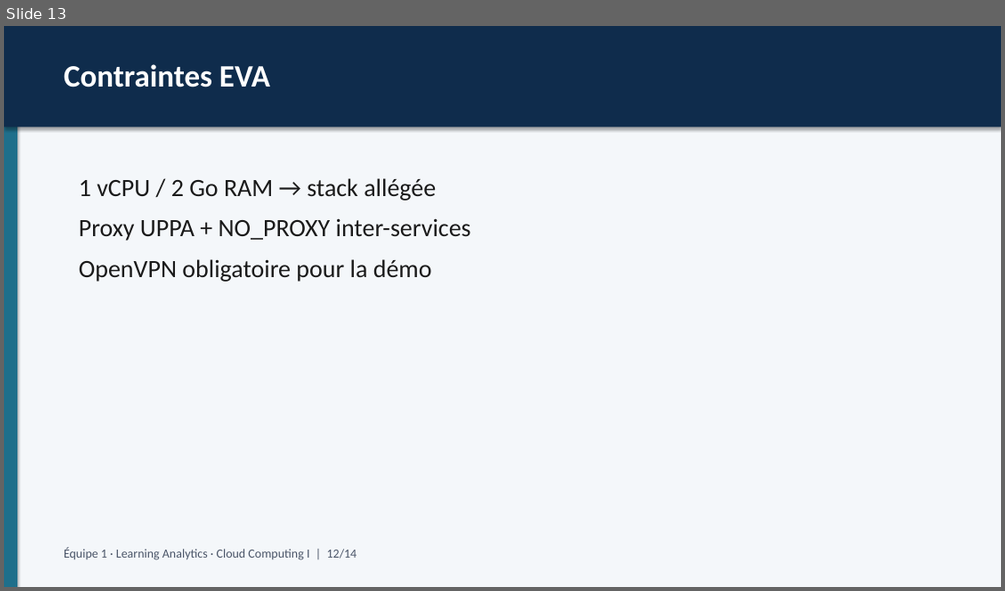
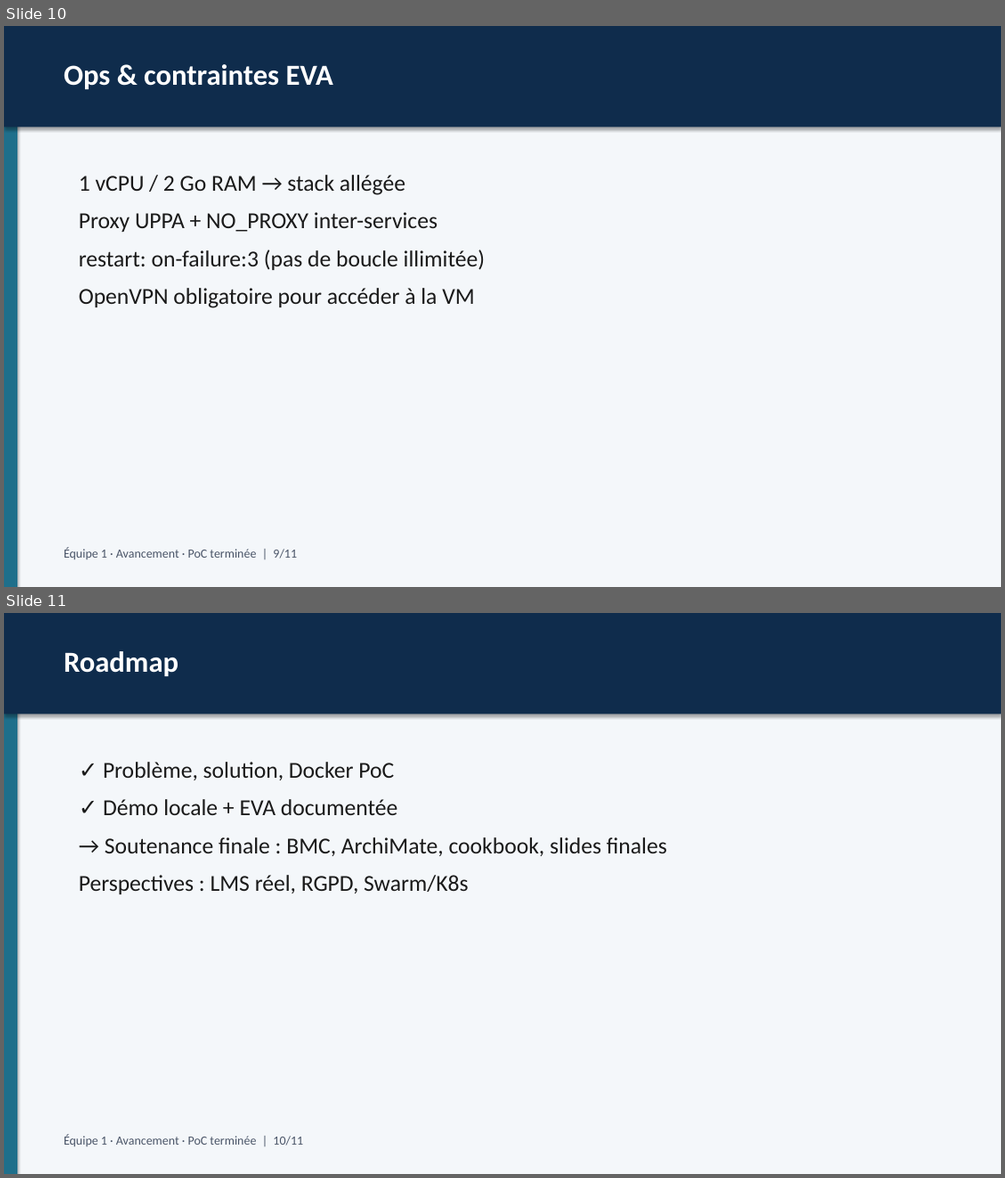
Before and after one commit to galaxie44/learning-analytics-educational-processes, a slide deck: docs/livrables/Presentation-Learning-Analytics.pptx. Shown one above the other, each under a label of ours: slide 13 before the commit, slides 10 and 11 after it. The pictures are 1005x591 and 1005x1178 pixels, drawn with LibreOffice and Linux fonts; fonts in the diff are those of the drawing. Boxes give left, top, right and bottom in pixels: in the first picture for what was removed or moved away, otherwise in the second. Text is boxed around its words. In the diff, an @@ line names an element or a change of style, - is before the commit and + after.

Commit message:
Add complete avancement presentation (PoC finished narrative).

```diff
--- a/docs/livrables/Presentation-Learning-Analytics.pptx
+++ b/docs/livrables/Presentation-Learning-Analytics.pptx
@@ slide 11 added at [4, 613, 1001, 1174], background #FFFFFF @@
@@ rectangle added at [4, 613, 1001, 1174], fill #F4F7FA @@
@@ rectangle added at [4, 613, 17, 1174], fill #1F6F8B @@
@@ rectangle added at [4, 613, 1001, 714], fill #0F2C4C @@
@@ text added at [64, 651, 178, 676], 28 pt, text #FFFFFF, bold @@
+Roadmap
@@ text added at [79, 762, 667, 894], 22 pt, text #1A1A1A @@
+✓ Problème, solution, Docker PoC
+✓ Démo locale + EVA documentée
+→ Soutenance finale : BMC, ArchiMate, cookbook, slides finales
+Perspectives : LMS réel, RGPD, Swarm/K8s
@@ text added at [64, 1134, 303, 1146], 12 pt, text #4A5568 @@
+Équipe 1 · Avancement · PoC terminée | 10/11
@@ what was slide 13 is now slide 10 @@
@@ slide 10 changed as well @@
@@ text at [64, 64, 333, 89]: text changed; size 30 to 28 pt @@
-Contraintes EVA
+Ops & contraintes EVA
@@ text at [79, 175, 437, 232]: size 24 to 22 pt in "1 vCPU / 2 Go RAM → ...", "Proxy UPPA + NO_PROXY inter-services" @@
@@ text at [79, 249, 485, 308]: text changed; size 24 to 22 pt @@
-OpenVPN obligatoire pour la démo
+restart: on-failure:3 (pas de boucle illimitée)
+OpenVPN obligatoire pour accéder à la VM
@@ text at [64, 547, 297, 559]: text changed @@
-Équipe 1 · Learning Analytics · Cloud Computing I | 12/14
+Équipe 1 · Avancement · PoC terminée | 9/11
```
Also in this commit, not shown: 5 other slides changed, 5 other slides added, 9 slides removed, 3 other files.
